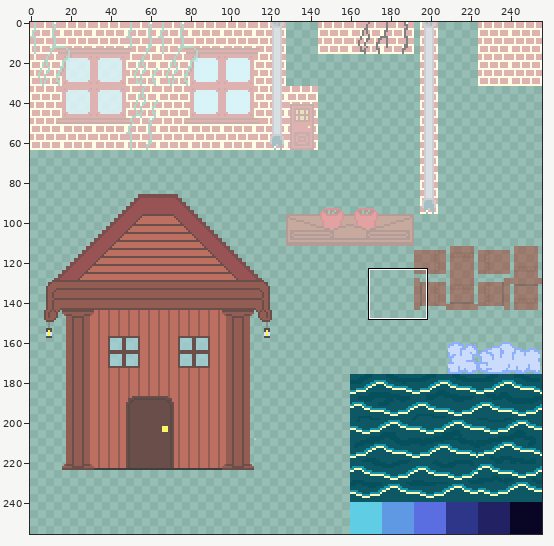
Two versions of one sprite sheet, assets/sprites/Sprite-0001.png. Above, an overview of the earlier version with the close-up marked.
Close-up. Before the edit:
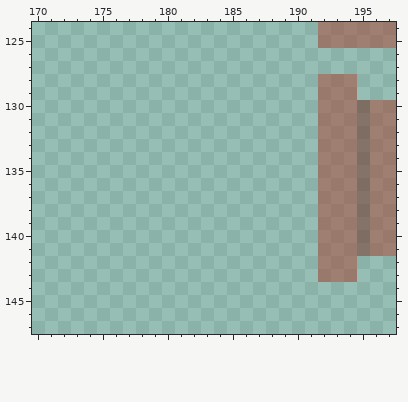
The file is 256x256 pixels. Colours within 5 levels of each other are drawn and written as one. Shown: x 170..197, y 124..147.
After:
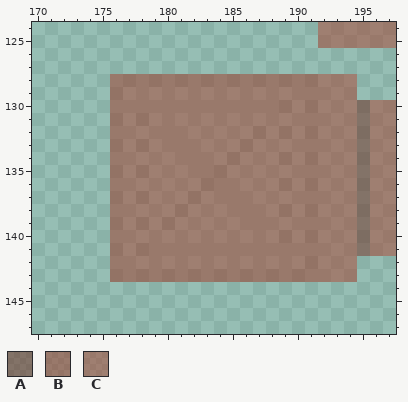
Palette (. is transparent): A #70281c80  B #9b342280  C #a8412e80
Edits made:
y 128: x 176..191 ................ -> BBBBBBBBBBBBBBBB
y 129: x 176..191 ................ -> BCCCCCCCCCCCCCCB
y 130: x 176..191 ................ -> BCBCBCBCBCBCBBCB
y 131: x 176..191 ................ -> BCBCCCCCCCCCCCCB
y 132: x 176..191 ................ -> BCCCBCCCCCCBCBCB
y 133: x 176..191 ................ -> BCBCCBCCCCBCCCCB
y 134: x 176..191 ................ -> BCCCCCBCCBCCCBCB
y 135: x 176..191 ................ -> BCBCCCCBBCCCCCCB
y 136: x 176..191 ................ -> BCCCCCCBBCCCCBCB
y 137: x 176..191 ................ -> BCBCCCBCCBCCCCCB
y 138: x 176..191 ................ -> BCCCCBCCCCBCCBCB
y 139: x 176..191 ................ -> BCBCBCCCCCCBCCCB
y 140: x 176..191 ................ -> BCCCCCCCCCCCCBCB
y 141: x 176..191 ................ -> BCBBCBCBCBCBCBCB
y 142: x 176..191 ................ -> BCCCCCCCCCCCCCCB
y 143: x 176..191 ................ -> BBBBBBBBBBBBBBBB
